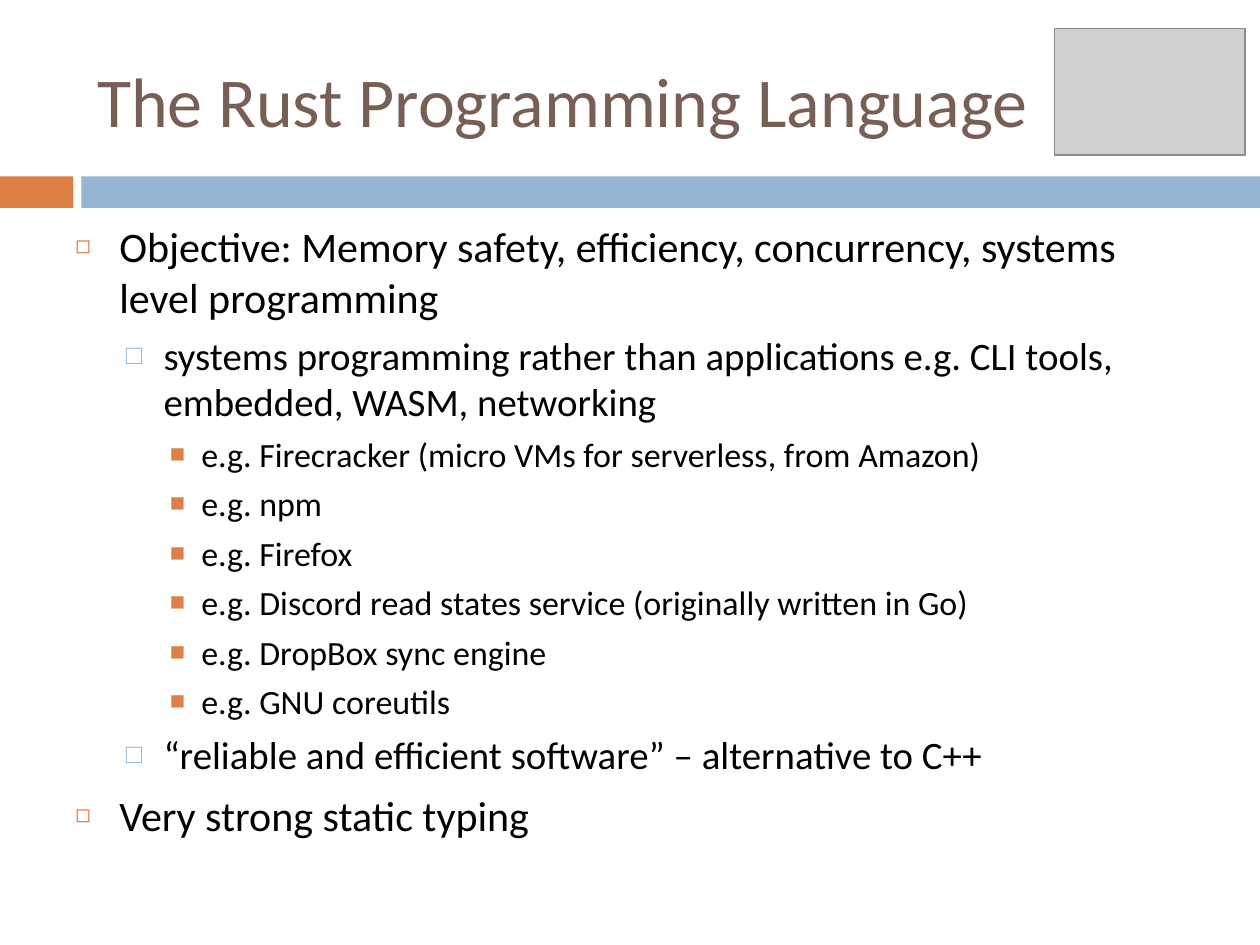
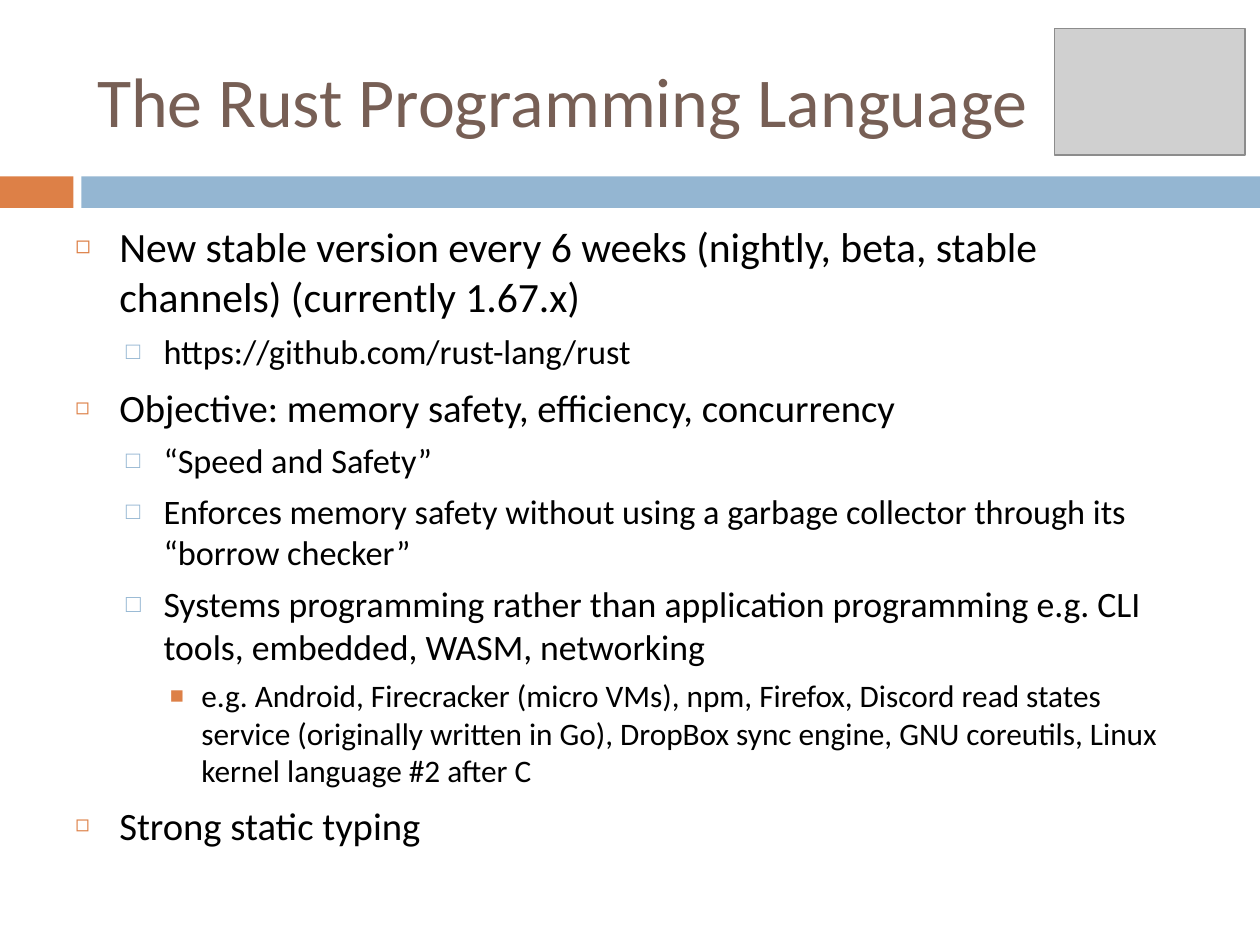
Before and after one commit to gclynch/rust, a slide deck: slide 4 of Rust session.ppt (slide 3 before the commit). Drawn at 1260x945 pixels with LibreOffice and Linux fonts; fonts in the diff are those of the drawing; grey boxes stand for pictures. Boxes give left, top, right and bottom in pixels: in the first picture for what was removed or moved away, otherwise in the second. Text is boxed around its words. In the diff, an @@ line names an element or a change of style, - is before the commit and + after.

```diff
--- a/Rust session.ppt
+++ b/Rust session.ppt
@@ text at (119, 231, 1157, 847): text changed; size 19.4 to 17.9 pt @@
-◻ Objective: Memory safety, efficiency, concurrency, systems level programming
-  □ systems programming rather than applications e.g. CLI tools, embedded, WASM, networking
-    ■ e.g. Firecracker (micro VMs for serverless, from Amazon)
-    ■ e.g. npm
-    ■ e.g. Firefox
-    ■ e.g. Discord read states service (originally written in Go)
-    ■ e.g. DropBox sync engine
-    ■ e.g. GNU coreutils
-  □ “reliable and efficient software” – alternative to C++
-◻ Very strong static typing
+◻ New stable version every 6 weeks (nightly, beta, stable channels) (currently 1.67.x)
+  □ https://github.com/rust-lang/rust
+◻ Objective: memory safety, efficiency, concurrency
+  □ “Speed and Safety”
+  □ Enforces memory safety without using a garbage collector through its “borrow checker”
+  □ Systems programming rather than application programming e.g. CLI tools, embedded, WASM, networking
+    ■ e.g. Android, Firecracker (micro VMs), npm, Firefox, Discord read states service (originally written in Go), DropBox sync engine, GNU coreutils, Linux kernel language #2 after C
+◻ Strong static typing
```
Also in this commit, not shown: 10 other slides changed, 6 slides added, 1 slide removed.
